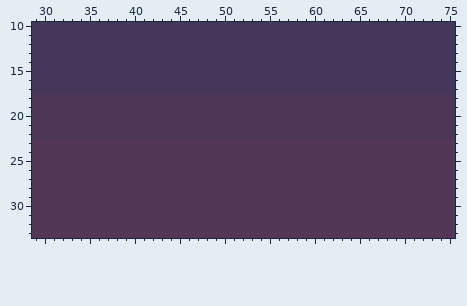
Two states of a pixel-art file, Assets/Skyboxes/CityRedish.ase. The first picture shows the starting point.
640x192 pixels, 1 frame. Colours within 5 levels of each other are drawn and written as one. Shown: x 29..75, y 10..33. The commit also changed other parts of the picture, which this record leaves out.
Now the later version:
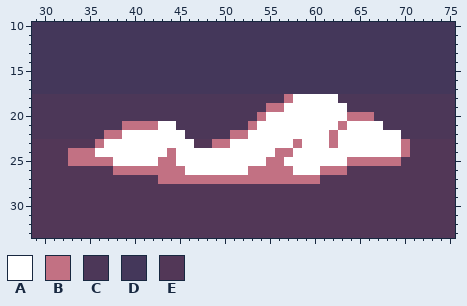
Palette (. is transparent): A #ffffff  B #c27183  C #4c3758  D #44375a  E #523757
Change:
Changed rows in their new state; - is an unchanged pixel.
Layer "Layer 3":
first column x 33:
18 ------------------------BAAAAA--------
19 ----------------------BBAAAAAAA-------
20 ---------------------BAAAAAAAAABBB----
21 ------BBBBAA--------BAAAAAAAAABAAAA---
22 ----BBAAAAAAA-----BBAAAAAAAAABAAAAAAA-
23 ---BAAAAAAAAAA--BBAAAAAAABAAABAAAAAAAB
24 BBBAAAAAAAABAAAAAAAAAAABBAAAAAAAAAAAAB
25 BBBBBAAAAABBAAAAAAAAAABBAAAAAAABBBBBB-
26 -----BBBBBBBBAAAAAAABBBBBAAABBB-------
27 ----------BBBBBBBBBBBBBBBBBB----------
Pixel boxes of the changes (left, top, right, bottom) in both pictures:
changed: (68, 94, 410, 184)
